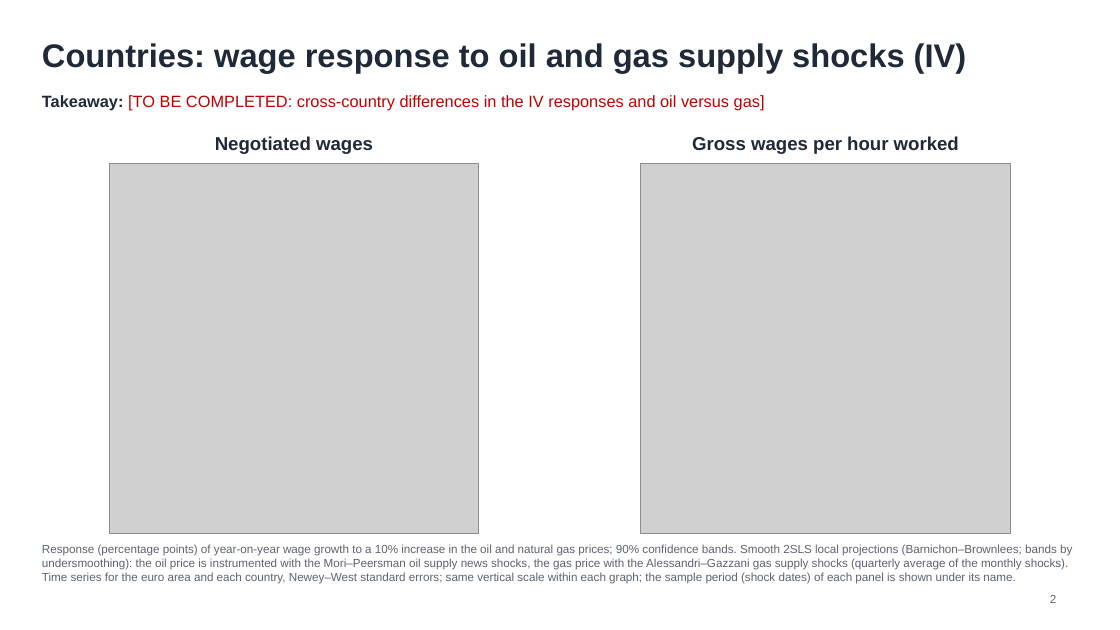
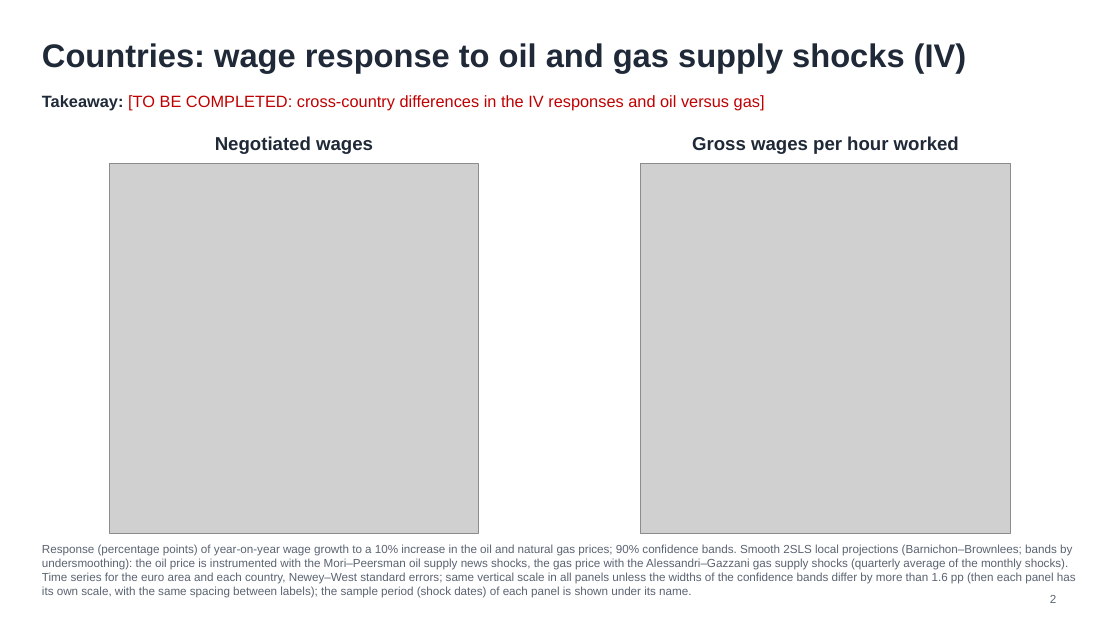
Before and after one commit to GaetanoBasso/2026_nota_drift, a slide deck: slide 2 of slides_drift.pptx. Drawn at 1120x630 pixels with LibreOffice and Linux fonts; fonts in the diff are those of the drawing; grey boxes stand for pictures. Boxes give left, top, right and bottom in pixels: in the first picture for what was removed or moved away, otherwise in the second. Text is boxed around its words. In the diff, an @@ line names an element or a change of style, - is before the commit and + after.

```diff
--- a/slides_drift.pptx
+++ b/slides_drift.pptx
@@ text at [42, 544, 1076, 598]: text changed @@
-Response (percentage points) of year-on-year wage growth to a 10% increase in the oil and natural gas prices; 90% confidence bands. Smooth 2SLS local projections (Barnichon–Brownlees; bands by undersmoothing): the oil price is instrumented with the Mori–Peersman oil supply news shocks, the gas price with the Alessandri–Gazzani gas supply shocks (quarterly average of the monthly shocks). Time series for the euro area and each country, Newey–West standard errors; same vertical scale within each graph; the sample period (shock dates) of each panel is shown under its name.
+Response (percentage points) of year-on-year wage growth to a 10% increase in the oil and natural gas prices; 90% confidence bands. Smooth 2SLS local projections (Barnichon–Brownlees; bands by undersmoothing): the oil price is instrumented with the Mori–Peersman oil supply news shocks, the gas price with the Alessandri–Gazzani gas supply shocks (quarterly average of the monthly shocks). Time series for the euro area and each country, Newey–West standard errors; same vertical scale in all panels unless the widths of the confidence bands differ by more than 1.6 pp (then each panel has its own scale, with the same spacing between labels); the sample period (shock dates) of each panel is shown under its name.
```
Also in this commit, not shown: 7 other files.
